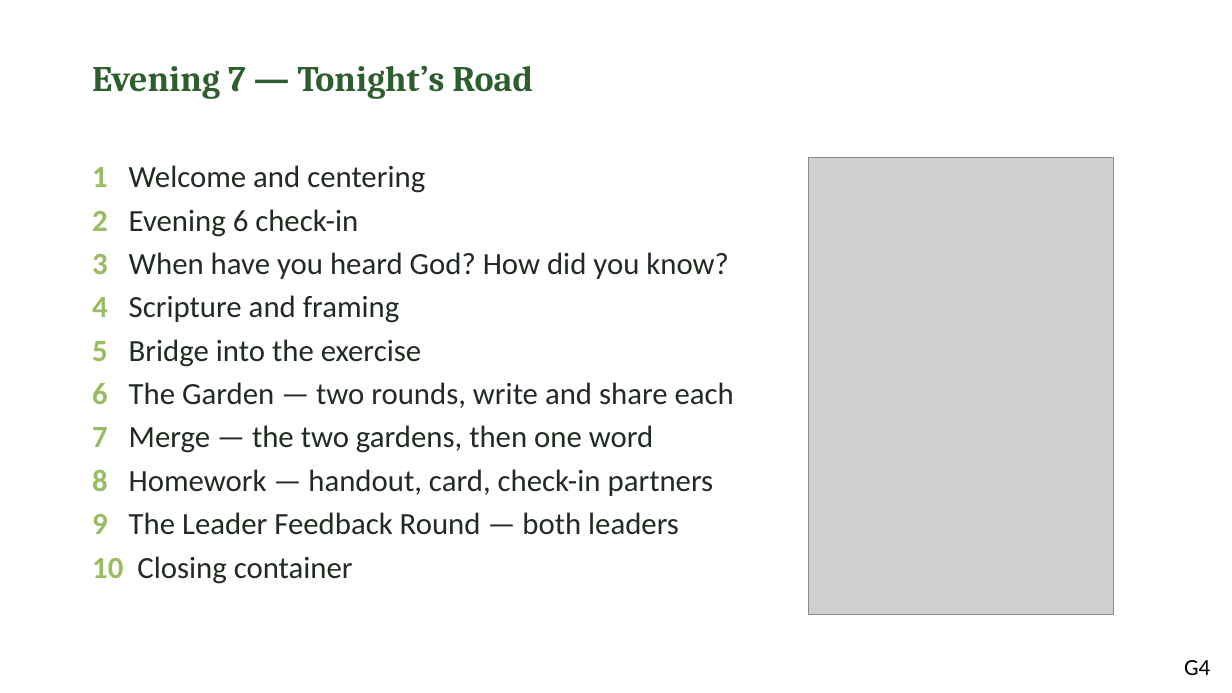
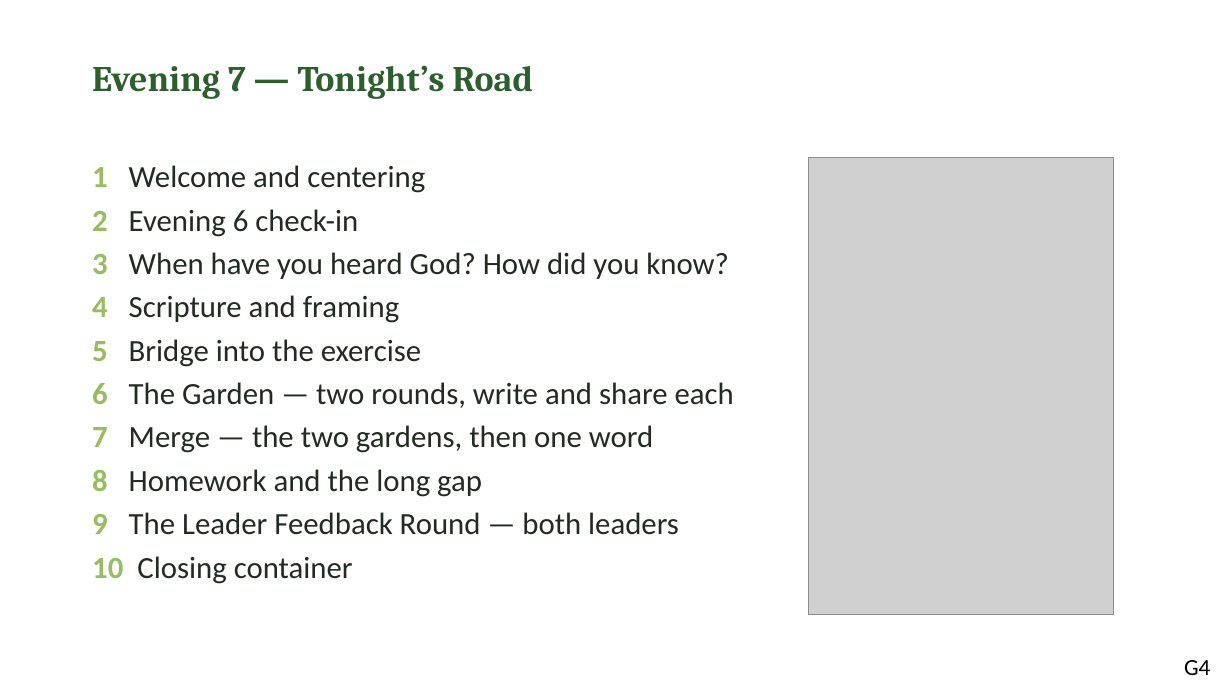
Before and after one commit to jgtittle-ministries/fellowship-of-the-heart-pilot-at-cca-dev, a slide deck: slide 4 of _implementation-notes/evening-series/FotH Evening Session 9-10 Combined Slides DRAFT v1.pptx. Drawn at 1232x693 pixels with LibreOffice and Linux fonts; fonts in the diff are those of the drawing; grey boxes stand for pictures. Boxes give left, top, right and bottom in pixels: in the first picture for what was removed or moved away, otherwise in the second. Text is boxed around its words. In the diff, an @@ line names an element or a change of style, - is before the commit and + after.

```diff
--- a/_implementation-notes/evening-series/FotH Evening Session 9-10 Combined Slides DRAFT v1.pptx
+++ b/_implementation-notes/evening-series/FotH Evening Session 9-10 Combined Slides DRAFT v1.pptx
@@ text at (92,469,482,497): text changed @@
-8 Homework — handout, card, check-in partners
+8 Homework and the long gap
```
Also in this commit, not shown: 5 other slides changed, 1 slide added, 10 other files.
